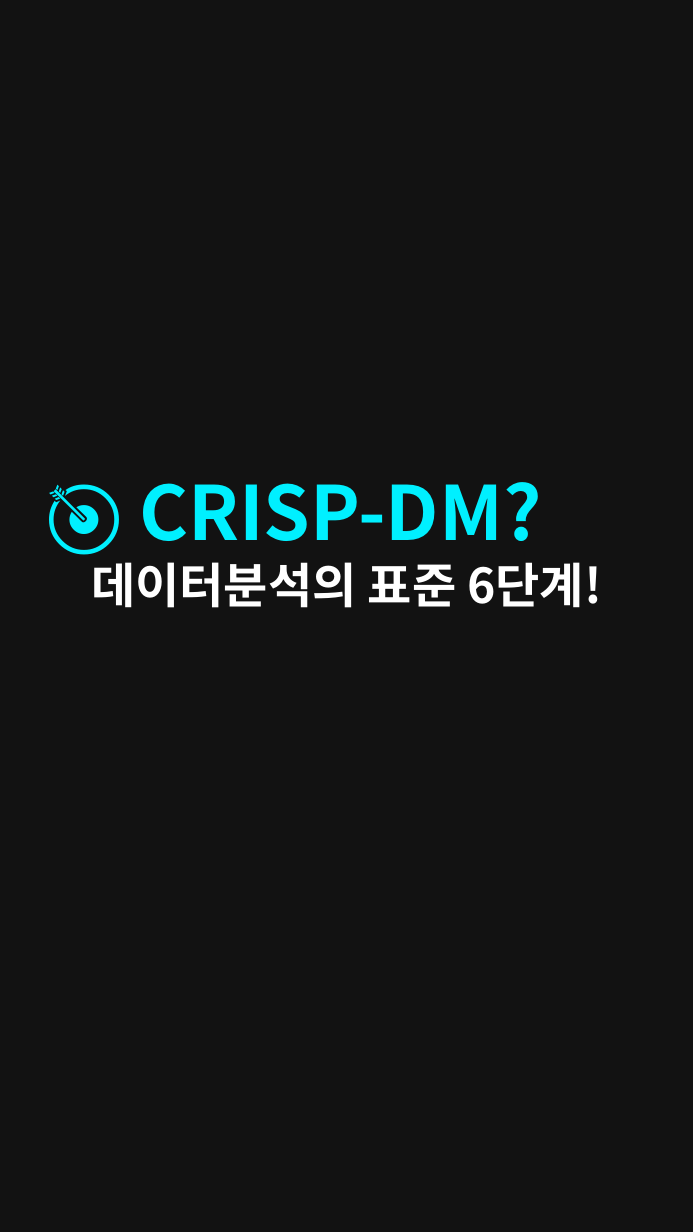
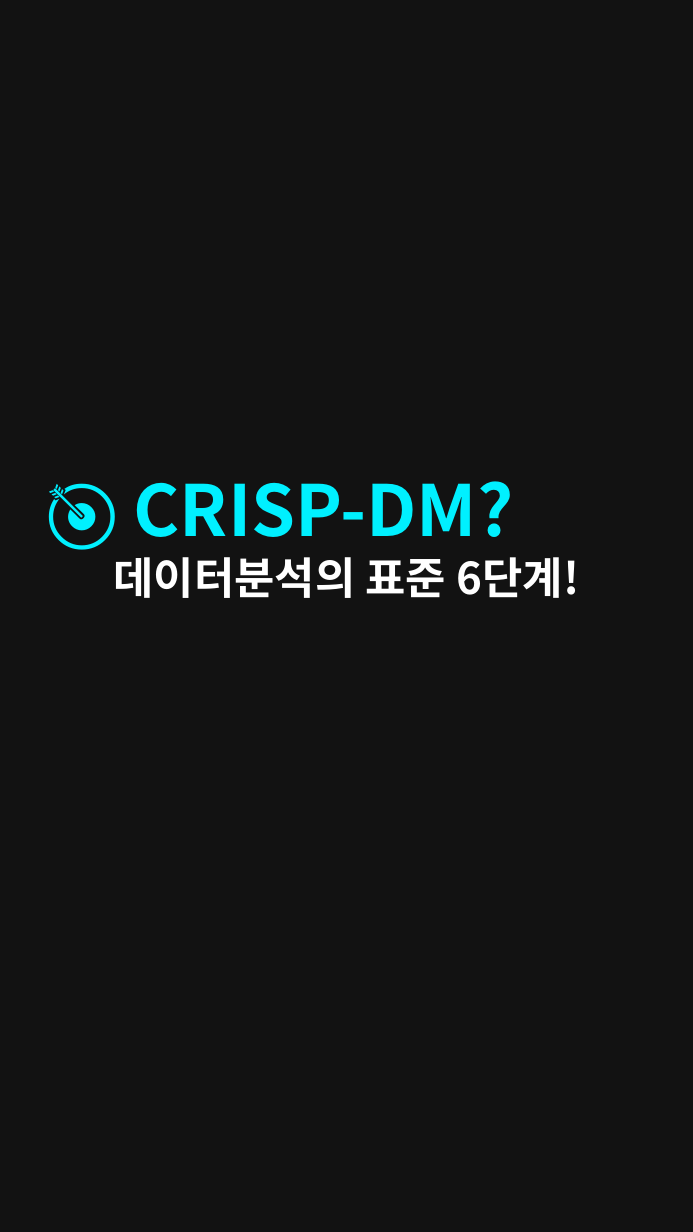
Before and after one commit to barobogi/AI_Global_Config, a slide deck: slide 1 of 63_youtube_creator/pipeline/output/crisp_dm_shorts.pptx. Drawn at 693x1232 pixels with LibreOffice and Linux fonts; fonts in the diff are those of the drawing. Boxes give left, top, right and bottom in pixels: in the first picture for what was removed or moved away, otherwise in the second. Text is boxed around its words. In the diff, an @@ line names an element or a change of style, - is before the commit and + after.

```diff
--- a/63_youtube_creator/pipeline/output/crisp_dm_shorts.pptx
+++ b/63_youtube_creator/pipeline/output/crisp_dm_shorts.pptx
@@ text "🎯 CRISP-DM? 데이터분석의 표준 6단계!" at <box>114,481,580,598</box>: size 70 to 66 pt in "🎯 CRISP-DM?"; size 45 to 41 pt in "데이터분석의 표준 6단계!" @@
```
Also in this commit, not shown: 4 other slides changed, 6 other files.
